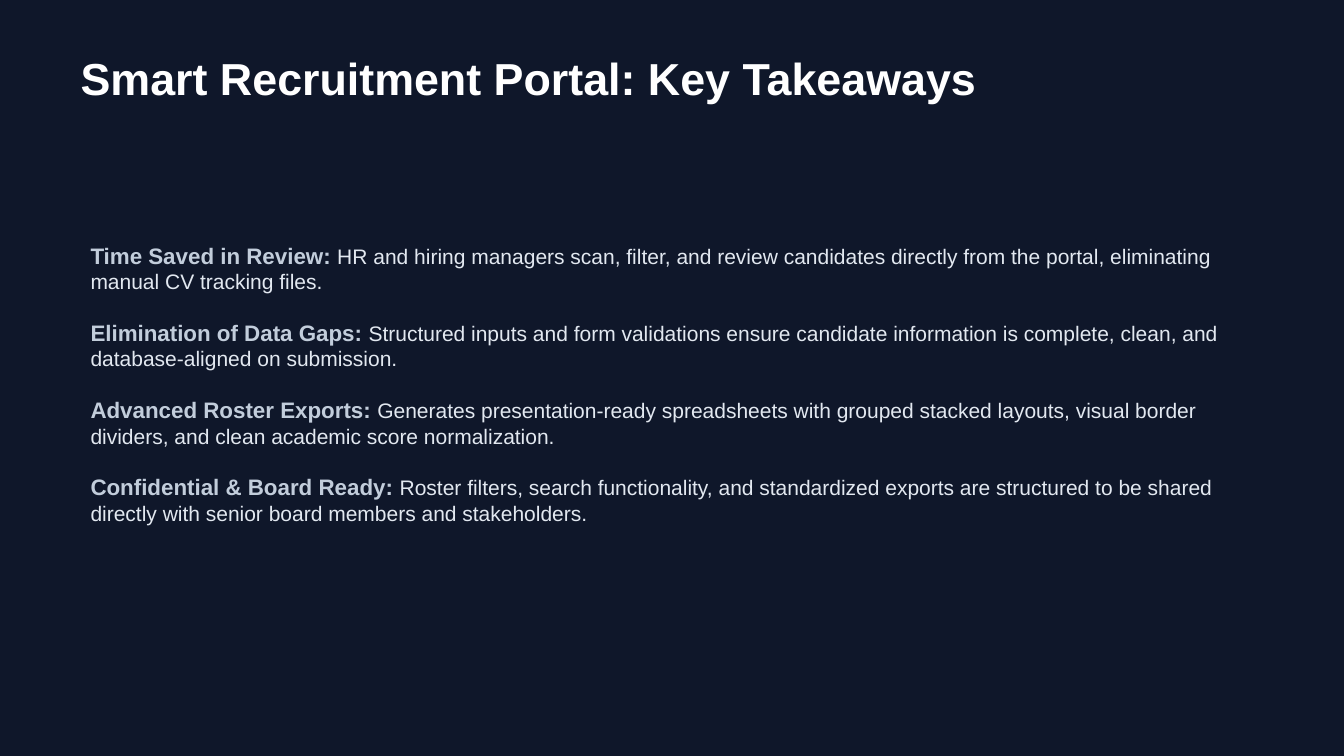
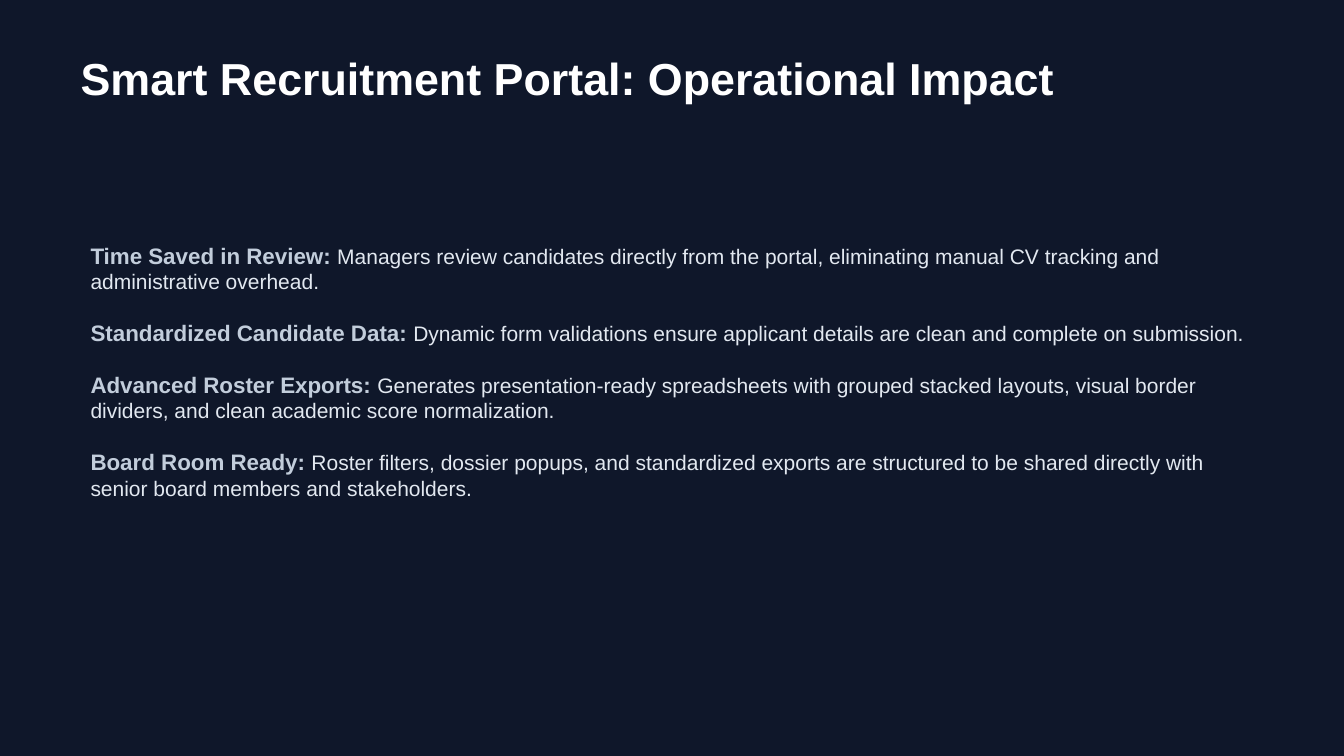
Before and after one commit to aws-ris/HR-Career-Portal, a slide deck: slide 10 of resources/HR_Portal_Presentation.pptx. Drawn at 1344x756 pixels with LibreOffice and Linux fonts; fonts in the diff are those of the drawing. Boxes give left, top, right and bottom in pixels: in the first picture for what was removed or moved away, otherwise in the second. Text is boxed around its words. In the diff, an @@ line names an element or a change of style, - is before the commit and + after.

```diff
--- a/resources/HR_Portal_Presentation.pptx
+++ b/resources/HR_Portal_Presentation.pptx
@@ text at (81,62,1053,104): text changed @@
-Smart Recruitment Portal: Key Takeaways
+Smart Recruitment Portal: Operational Impact
@@ text at (91,248,1244,345): text changed @@
-Time Saved in Review: HR and hiring managers scan, filter, and review candidates directly from the portal, eliminating manual CV tracking files.
-Elimination of Data Gaps: Structured inputs and form validations ensure candidate information is complete, clean, and database-aligned on submission.
+Time Saved in Review: Managers review candidates directly from the portal, eliminating manual CV tracking and administrative overhead.
+Standardized Candidate Data: Dynamic form validations ensure applicant details are clean and complete on submission.
@@ text at (91,454,1203,496): text changed @@
-Confidential & Board Ready: Roster filters, search functionality, and standardized exports are structured to be shared directly with senior board members and stakeholders.
+Board Room Ready: Roster filters, dossier popups, and standardized exports are structured to be shared directly with senior board members and stakeholders.
```
Also in this commit, not shown: 9 other slides changed.
